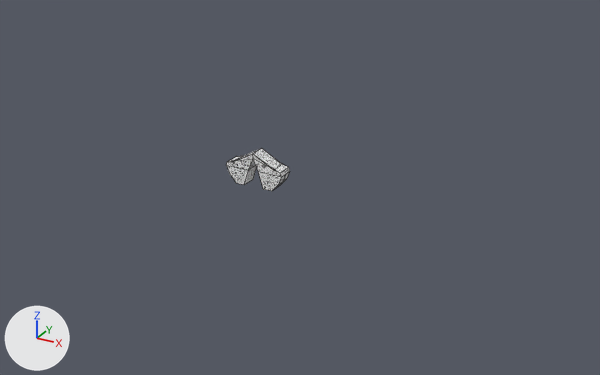
One commit to the OBJ model Assets/Models/obstacle2.obj: the scene before it, then after it.
Before and after are seen from a 50 mm lens placed at (47.5, -76.2, 38.8), pointed at (4.7, 1.6, -0.1). The lights are fixed; the arrows at lower left show +X, +Y and +Z. Mesh edges are drawn as thin lines. Where no turn or scale is listed for an object, it has been applied to the vertices.

Before the edit, the objects in view are built like this:
```python
me_cube = bpy.data.meshes.new('Cube')
me_cube.from_pydata(...)  # 42 vertices, 34 faces; spans x -3.72..3.72, y -1.0..1.0, z -0.03..4.14
me_cube.materials.append(mat_material)  # picture img_patterns_png
ob_cube = bpy.data.objects.new('Cube', me_cube)
ob_cube.location = (0.0, 0.0, 0.0)
```
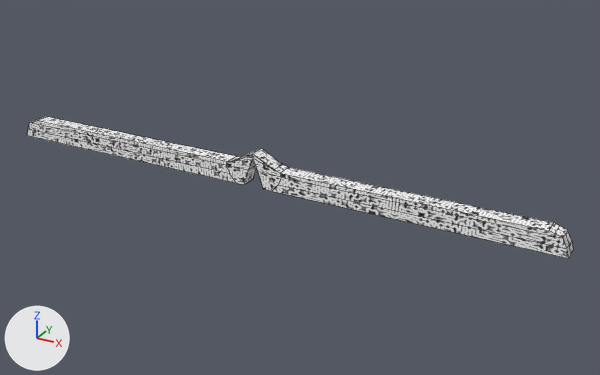
Location of each change, (x1, y1, x2, y2) in pixels of the pictures (600 x 375 px):
'Cube', reshaped (742% wider, 223% taller): before (226, 148, 290, 191); after (27, 117, 573, 258)
part 1 of me_cube, built on: before (272, 167, 290, 191); after (27, 117, 573, 258)
part 2 of me_cube, surface changed: (226, 148, 288, 191) in both

Diff of the bpy script that builds the scene:
```diff
--- a/Assets/Models/obstacle2.obj.py
+++ b/Assets/Models/obstacle2.obj.py
@@ me_cube @@
 # used by ob_cube; location = (0.0, 0.0, 0.0)
-me_cube.from_pydata(...)  # 42 vertices, 34 faces; spans x -3.72..3.72, y -1.0..1.0, z -0.03..4.14
+me_cube.from_pydata(...)  # 60 vertices, 52 faces; spans x -35.95..35.95, y -1.0..1.0, z -0.03..4.14
+# me_cube part 1
+# 4 vertices are removed from x -3.72..3.72, y 0.0, z 0.97..1.97
+# 10 faces are deleted
+# 22 vertices are added at x -35.95..35.95, y -1.0..1.0, z -0.03..2.46
+# 28 new faces join them
+# me_cube part 2: 24 kept faces spanning x -3.72..3.72, y -1.0..1.0, z -0.03..4.14 get new texture (UV) coordinates
 me_cube.materials.append(mat_material)
```
